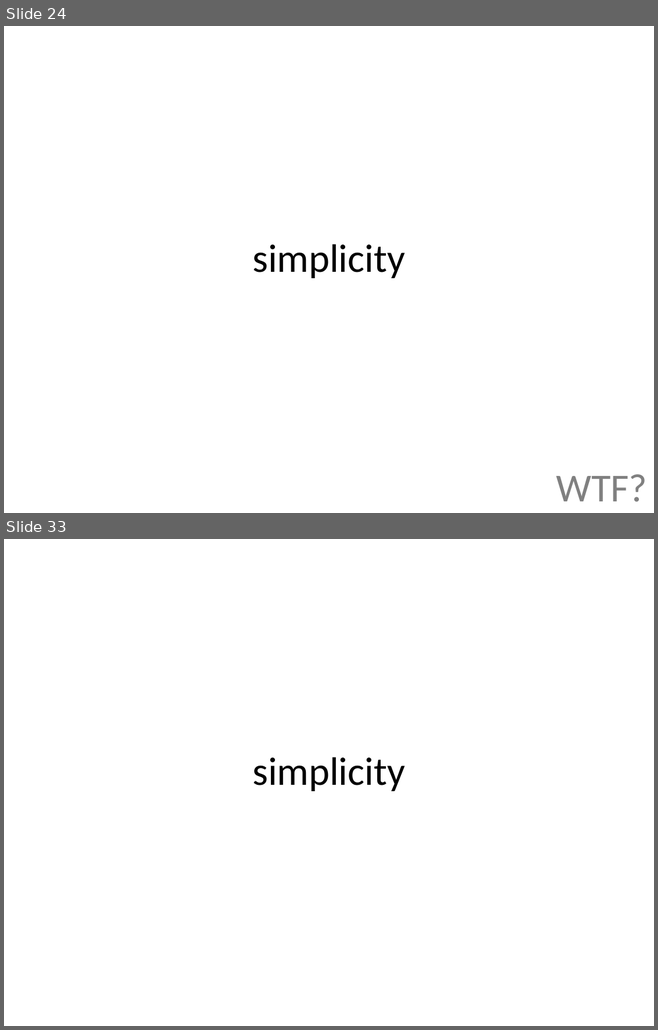
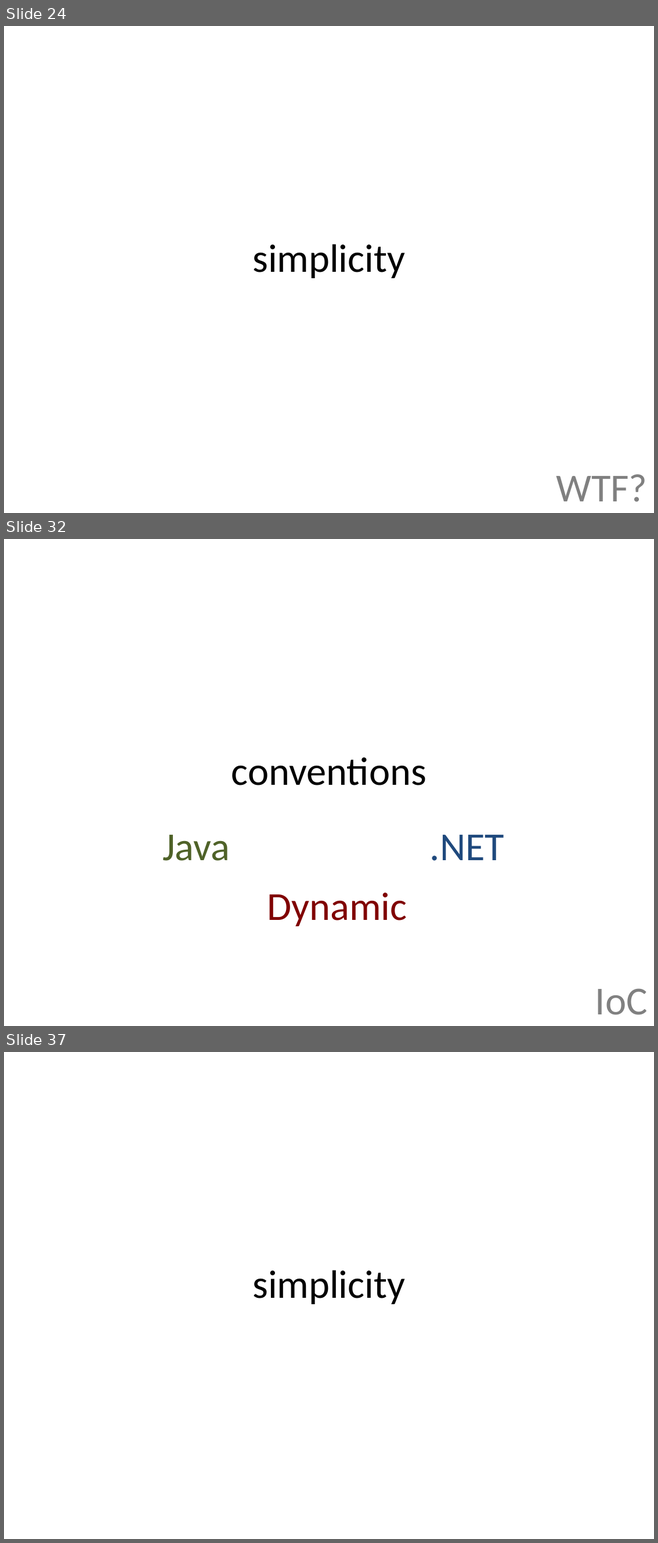
Before and after one commit to jonfuller/presentations, a slide deck: dependencies/dependencies.pptx. Shown one above the other, each under a label of ours: slides 24 and 33 before the commit, slides 24, 32 and 37 after it; the slides between them are not shown. The pictures are 658x1030 and 658x1543 pixels, drawn with LibreOffice and Linux fonts; fonts in the diff are those of the drawing. Boxes give left, top, right and bottom in pixels: in the first picture for what was removed or moved away, otherwise in the second. Text is boxed around its words. In the diff, an @@ line names an element or a change of style, - is before the commit and + after.

```diff
--- a/dependencies/dependencies.pptx
+++ b/dependencies/dependencies.pptx
@@ slide 32 added at (4,539,654,1026), background #FFFFFF @@
@@ title added at (231,757,426,785), 44 pt, text #000000 @@
+conventions
@@ text added at (162,835,230,861), 44 pt, text #4F6228 @@
+Java
@@ text added at (430,835,504,861), 44 pt, text #1F497D @@
+.NET
@@ text added at (267,893,407,926), 44 pt, text #800000 @@
+Dynamic
@@ text added at (595,988,647,1015), 44 pt, text #808080 @@
+IoC
@@ what was slide 33 is now slide 37 @@
```
Also in this commit, not shown: 5 slides changed, 9 other slides added, 5 slides removed, 1 other file.
